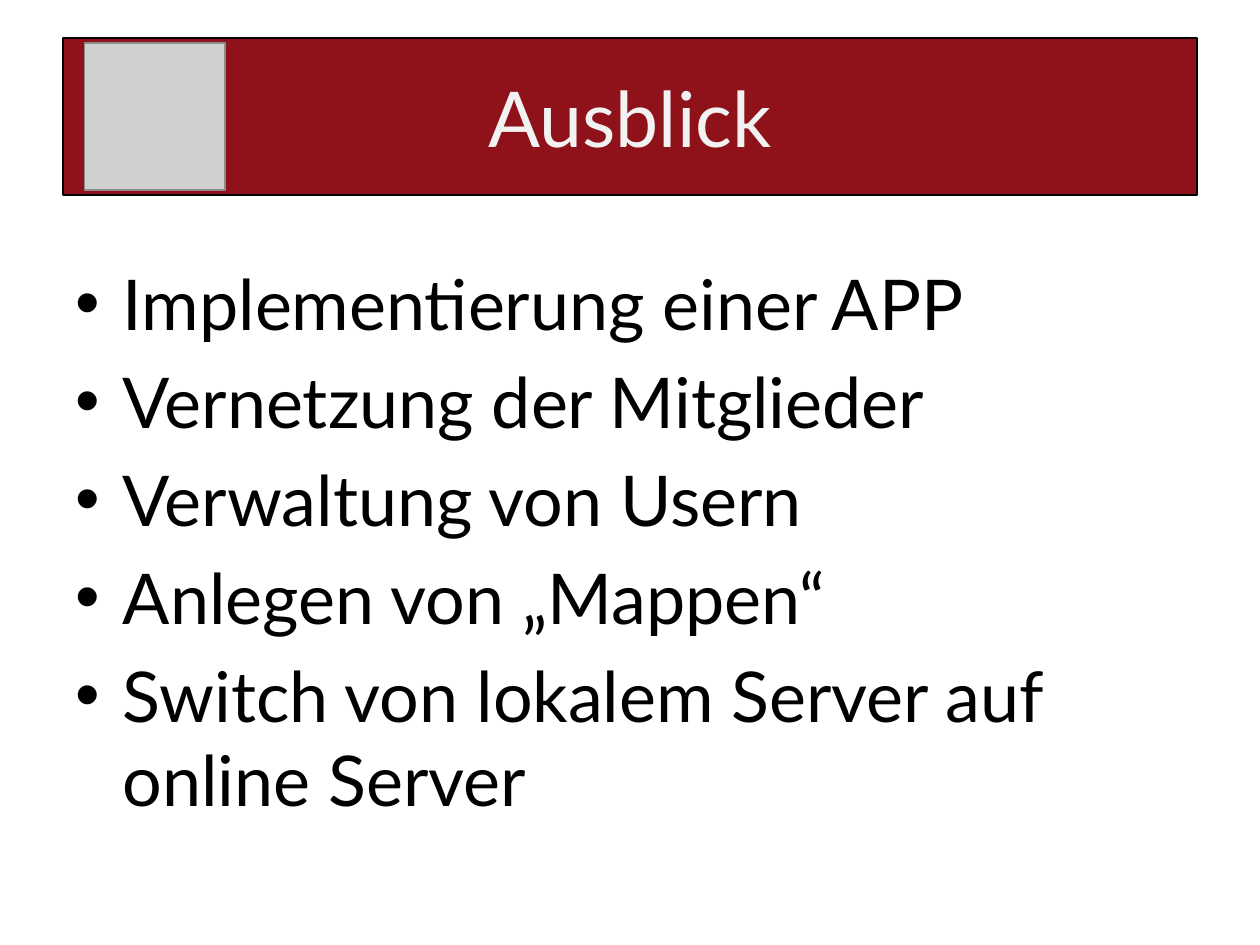
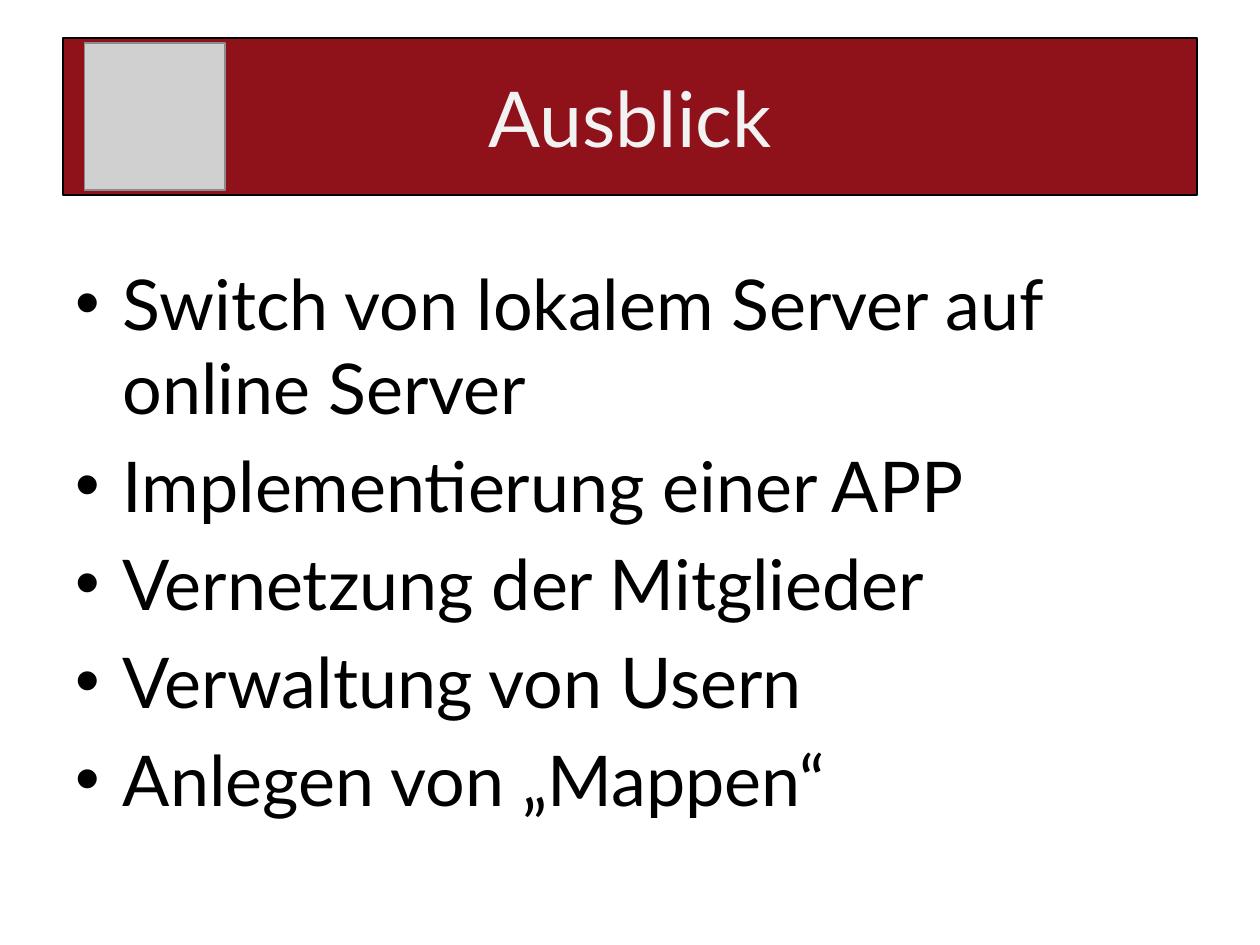
Before and after one commit to paulisch/archivist, a slide deck: slide 14 of Documentation/ProjectDocumentation/Presentation.pptx. Drawn at 1260x945 pixels with LibreOffice and Linux fonts; fonts in the diff are those of the drawing; grey boxes stand for pictures. Boxes give left, top, right and bottom in pixels: in the first picture for what was removed or moved away, otherwise in the second. Text is boxed around its words. In the diff, an @@ line names an element or a change of style, - is before the commit and + after.

Commit message:
update presentation

```diff
--- a/Documentation/ProjectDocumentation/Presentation.pptx
+++ b/Documentation/ProjectDocumentation/Presentation.pptx
@@ text at bbox=[123, 278, 1044, 415]: paragraph added @@
+• Switch von lokalem Server auf online Server
@@ text at bbox=[123, 670, 1044, 807]: paragraph removed @@
-• Switch von lokalem Server auf online Server
```
